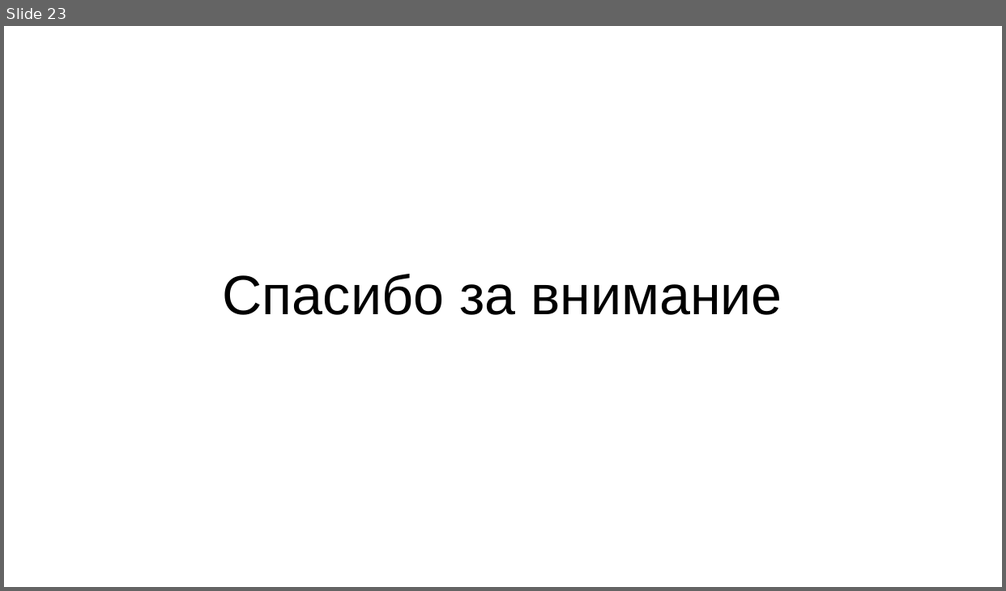
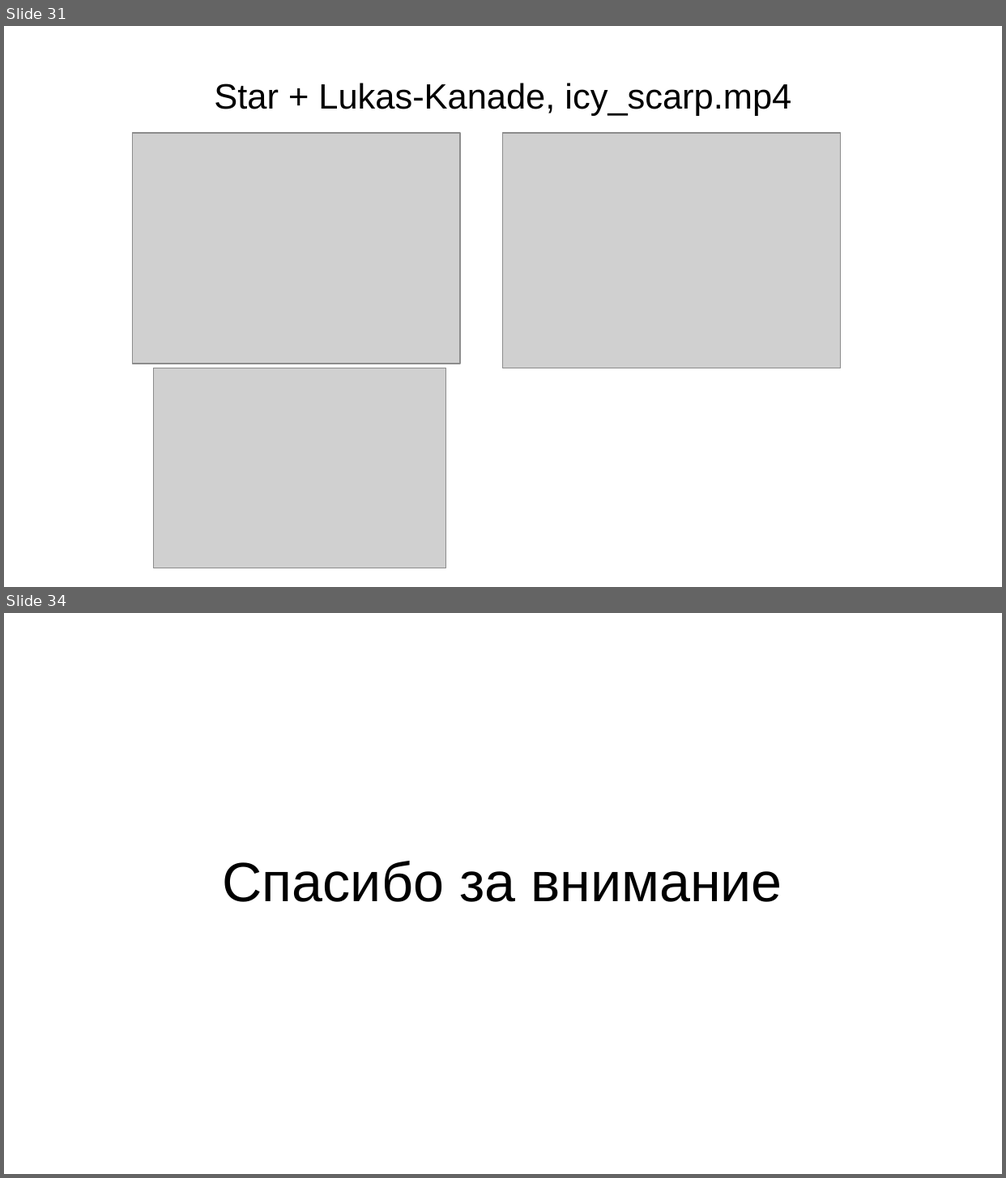
Before and after one commit to daniel-95/diploma, a slide deck: диплом/вкр.pptx. Shown one above the other, each under a label of ours: slide 23 before the commit, slides 31 and 34 after it; the slides between them are not shown. The pictures are 1006x591 and 1006x1178 pixels, drawn with LibreOffice and Linux fonts; fonts in the diff are those of the drawing; grey boxes stand for pictures. Boxes give left, top, right and bottom in pixels: in the first picture for what was removed or moved away, otherwise in the second. Text is boxed around its words. In the diff, an @@ line names an element or a change of style, - is before the commit and + after.

```diff
--- a/диплом/вкр.pptx
+++ b/диплом/вкр.pptx
@@ slide 31 added at bbox=[4, 26, 1002, 587], background #FFFFFF @@
@@ text added at bbox=[214, 83, 791, 116], 28 pt, text #000000 @@
+Star + Lukas-Kanade, icy_scarp.mp4
@@ picture added at bbox=[133, 133, 460, 364] @@
@@ picture added at bbox=[503, 133, 841, 369] @@
@@ picture added at bbox=[153, 369, 446, 569] @@
@@ what was slide 23 is now slide 34 @@
```
Also in this commit, not shown: 4 slides changed, 12 other slides added, 2 slides removed, 1 other file.
